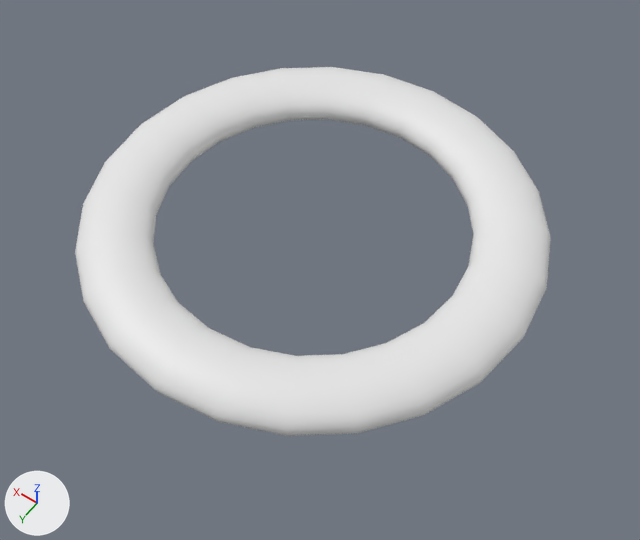
A saved change to the FBX model Assets/_FBX/Life Ring/Life_ring_01.FBX.
One viewpoint serves both versions: a 50 mm camera at (-0.212, 0.289, 0.412) aimed at (-0.013, 0.011, -0.025). Lighting does not change. The marker at lower left points along +X, +Y and +Z. Materials are left out; every surface is plain grey. Where no turn or scale is listed for an object, it has been applied to the vertices.

The first picture shows 'Loft001'.
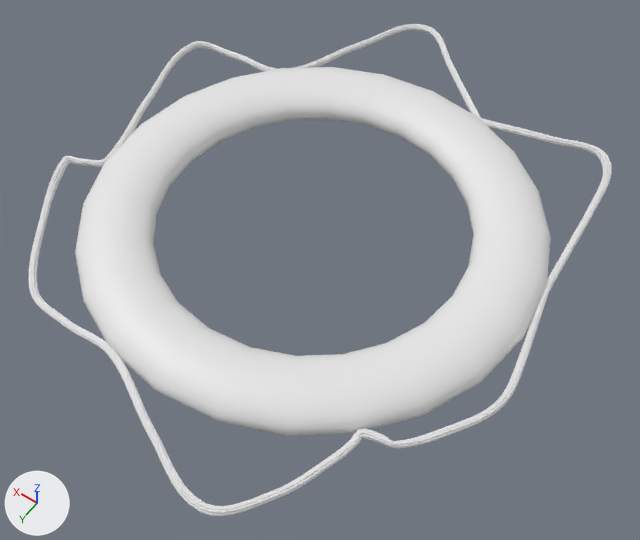
What the commit changed:
Mesh me_mesh_001 is new.
It has 12544 vertices, 12544 faces and spans x -0.166..0.166, y -0.195..0.195, z -0.003..0.003.
Object 'rope' (ob_rope) is new; it shows me_mesh_001.
Its location is (0.0099, -0.0127, 0.0).

What differs and where, as boxes (x1, y1, x2, y2) in the pictures (640 x 540 px):
'rope', added
    after: (29, 24, 612, 516)
